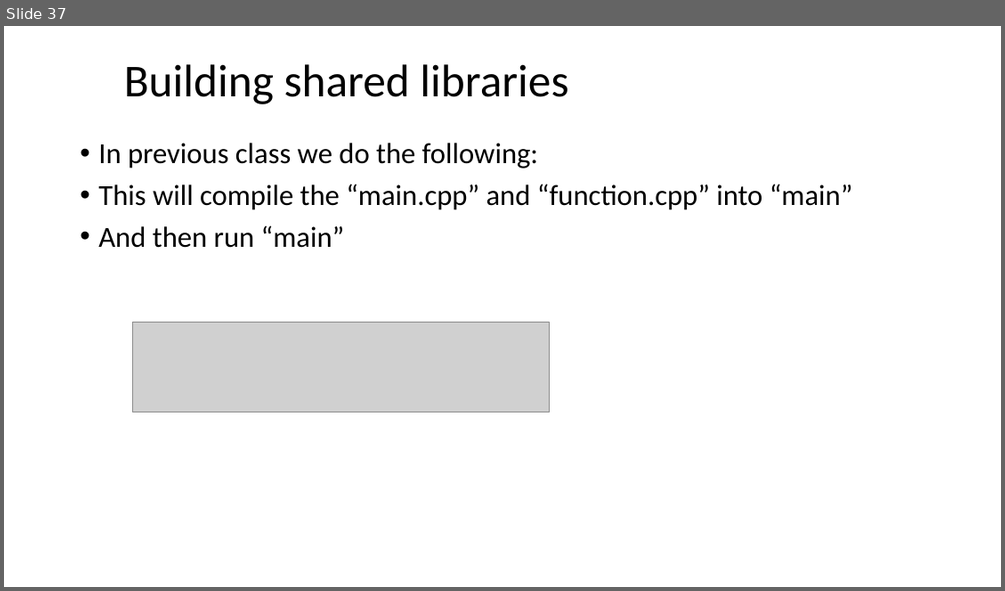
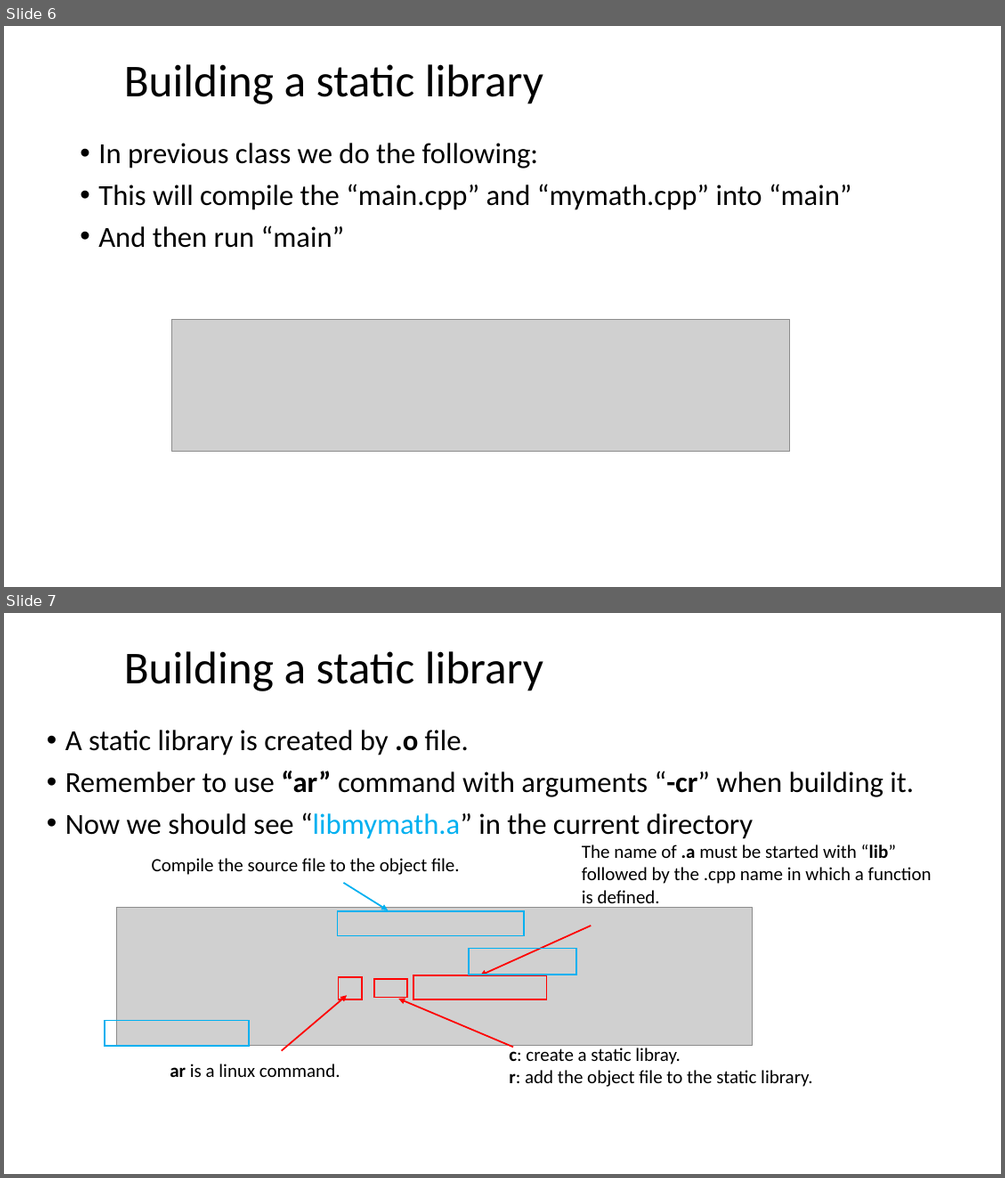
Before and after one commit to ShiqiYu/CPP, a slide deck: week06/Lab06.pptx. Shown one above the other, each under a label of ours: slide 37 before the commit, slides 6 and 7 after it. The pictures are 1005x591 and 1005x1178 pixels, drawn with LibreOffice and Linux fonts; fonts in the diff are those of the drawing; grey boxes stand for pictures; background and template pictures are left out. Boxes give left, top, right and bottom in pixels: in the first picture for what was removed or moved away, otherwise in the second. Text is boxed around its words. In the diff, an @@ line names an element or a change of style, - is before the commit and + after.

```diff
--- a/week06/Lab06.pptx
+++ b/week06/Lab06.pptx
@@ slide 7 added at box(4, 613, 1001, 1174), background #FFFFFF @@
@@ title added at box(124, 651, 543, 691), 44 pt, text #000000 @@
+Building a static library
@@ text added at box(65, 730, 914, 839), 28 pt, text #000000 @@
+• A static library is created by .o file.
+• Remember to use “ar” command with arguments “-cr” when building it.
+• Now we should see “libmymath.a” in the current directory
@@ text added at box(582, 844, 931, 908), 18 pt, text #000000 @@
+The name of .a must be started with “lib” followed by the .cpp name in which a function is defined.
@@ text added at box(152, 858, 460, 875), 18 pt, text #000000 @@
+Compile the source file to the object file.
@@ arrow added from (343, 883) to (388, 910), #00B0F0 1.5 pt @@
@@ picture added at box(117, 907, 752, 1046) @@
@@ rectangle added at box(338, 911, 525, 936), outline #00B0F0 1.5 pt @@
@@ arrow added from (591, 925) to (480, 976), #FF0000 1.5 pt @@
@@ rectangle added at box(469, 948, 577, 974), outline #00B0F0 1.5 pt @@
@@ rectangle added at box(339, 977, 362, 999), outline #FF0000 1.5 pt @@
@@ rectangle added at box(374, 980, 407, 997), outline #FF0000 1.5 pt @@
@@ rectangle added at box(413, 976, 547, 999), outline #FF0000 1.5 pt @@
@@ arrow added from (282, 1051) to (347, 995), #FF0000 1.5 pt @@
@@ arrow added from (513, 1046) to (399, 999), #FF0000 1.5 pt @@
@@ rectangle added at box(105, 1021, 250, 1046), outline #00B0F0 1.5 pt @@
@@ text added at box(170, 1063, 340, 1077), 18 pt, text #000000 @@
+ar is a linux command.
@@ text added at box(509, 1045, 812, 1086), 18 pt, text #000000 @@
+c: create a static libray.
+r: add the object file to the static library.
@@ what was slide 37 is now slide 6 @@
@@ slide 6 changed as well @@
@@ title at box(124, 64, 543, 104): text changed @@
-Building shared libraries
+Building a static library
@@ text at box(98, 184, 852, 210): text changed @@
-• This will compile the “main.cpp” and “function.cpp” into “main”
+• This will compile the “main.cpp” and “mymath.cpp” into “main”
@@ picture removed at box(133, 321, 549, 412) @@
@@ picture added at box(172, 320, 790, 451) @@
```
Also in this commit, not shown: 3 other slides changed, 8 other slides added, 40 slides removed, 4 other files.
